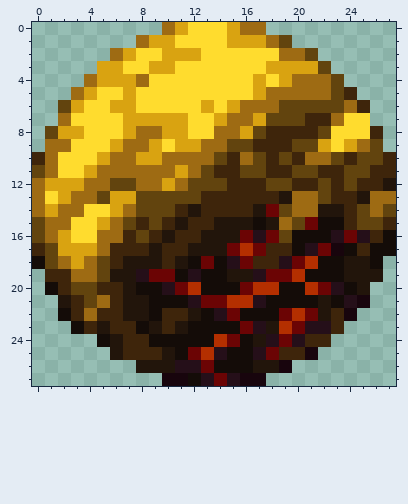
Pixel-art sprite: Content/Menus/CelestialBodies/Venus.png. Above is the file before it was changed.
The file is 56x56 pixels, drawn in blocks of 2x2; one block is one cell here.
After:
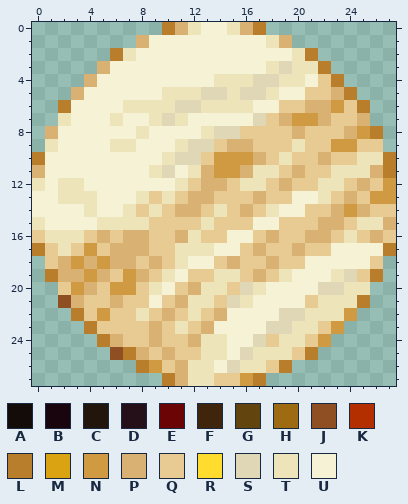
Palette (. is transparent): A #140c08  B #18050d  C #22150b  D #250f19  E #6b0404  F #3e250b  G #62440e  H #9e6b13  J #904f22  K #b42f00  L #b97e2b  M #d9a311  N #d09a42  P #d9b172  Q #e7cb92  R #ffdc2e  S #e0d7b6  T #eee4b9  U #f5f2d5
The author wrote: At last, all the title screen planets have been resprited
The exact change:
Changed rows in their new state; - is an unchanged pixel.
first column x 0:
 0 ----------LPTUUTPL----------
 1 --------PUUUUUUUUUTP--------
 2 ------LTUUUUUUUUUUUUTL------
 3 -----PUUUUUUUUUUUUTSTTL-----
 4 ----PUUUUUUUUUTTTSSTTUQL----
 5 ---PUUUUUUTTTSSTSSTUUQQPL---
 6 --LUUUUTTTTSSTTTTUUQQPPNQL--
 7 --TUUUTUUTSTUUUUUSQPNNPQQP--
 8 -PUUUUUUTUUUUTSSQQQQPQQQPNL-
 9 -TUUUUTTUUUTSSQPPQQQTQQNNQQ-
10 LUUUUUUUUUTSSQNNNPQTQQPQQTTL
11 PUUUUUUUUTSUTPNNPTTQPQQTTTPL
12 TUTTUUUUUUUTQPPQTTQPQQTTQPQN
13 UUTTTUUUTQTQPPQQQPQQUUTQPQNN
14 UUUUTUUTQTQPPQTQPQTUUQQPNPQQ
15 TUUUUTTTTQQQQTQQQUUQQQPPQTTP
16 QTTTQPQPPQQPTQQUUQPQQPPQTQPQ
17 LQTQNQPPPQQTTTUUQPQQPQQUUUUL
18 .QPNPNPPQPQTUUQPQQPQQUUUUUQ-
19 -LPPNPQNPQTUQQTTQPQTUUUTSQL-
20 -.QNPQNNQTUQPTTQSTUUUUSSTT--
21 --JPQQPQQUQPTTQSTUUUUQTTTL--
22 --.LQNQQTQPQTQPUUUUSSTTTN---
23 ---.LQQQQPQTQPUUUUSSTTQN----
24 -----LPQQPQQPTTUUSQTTQN-----
25 ------JLPQPQQTTUSTTTQL------
26 --------LNQPTTUSTTQL--------
27 ----------LPTTQQNL----------
Pixel boxes of the changes (left, top, right, bottom) in both pictures:
changed: (32, 22, 396, 386)
